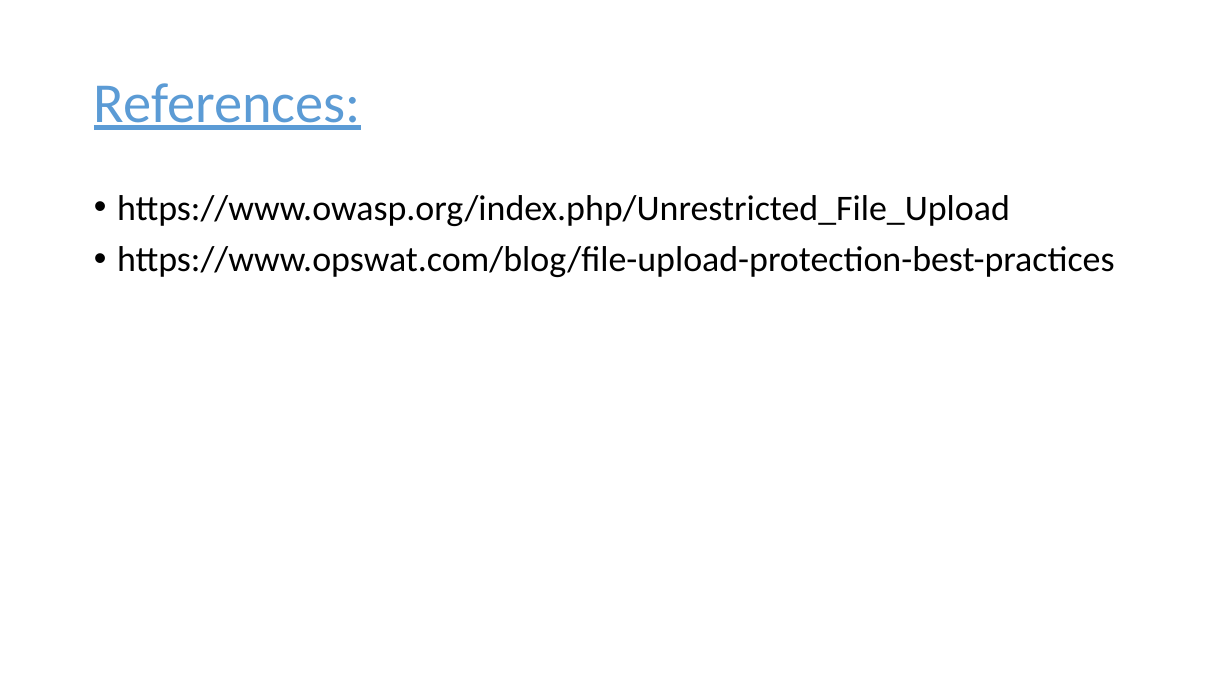
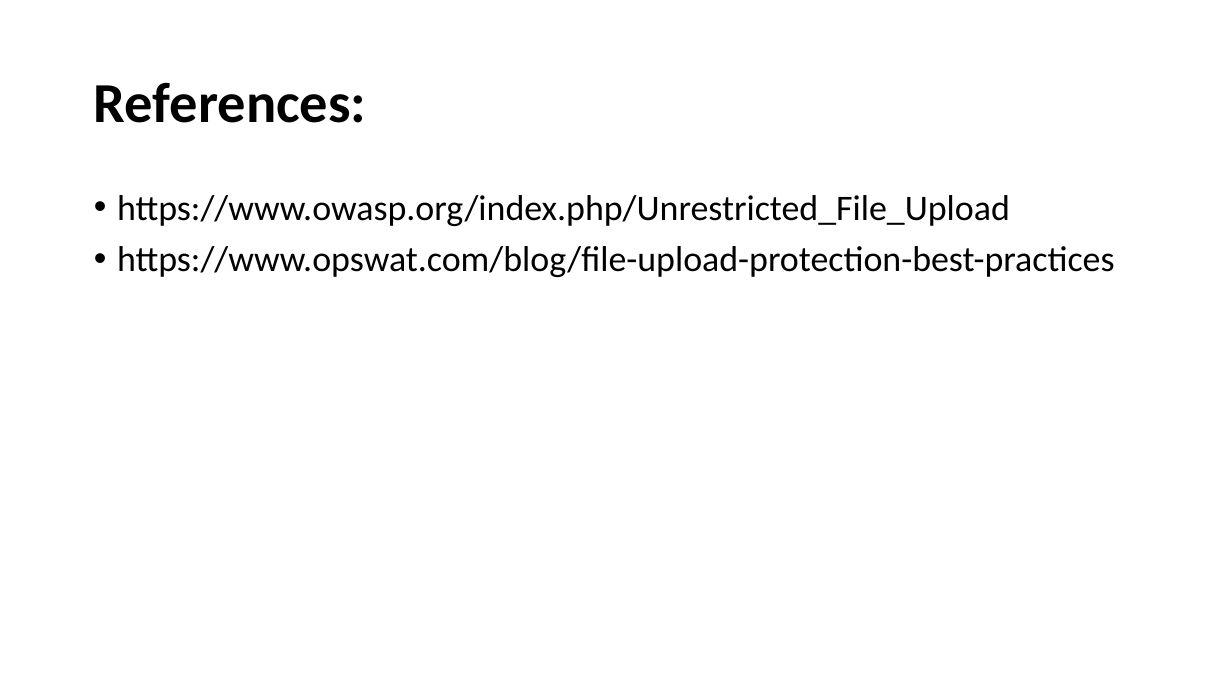
Before and after one commit to RocktimRajkumar/CEH-hack-a-thon, a slide deck: slide 19 of reports/Lifestyle Store/LifeStyle Store Application Reports.pptx. Drawn at 1232x693 pixels with LibreOffice and Linux fonts; fonts in the diff are those of the drawing. Boxes give left, top, right and bottom in pixels: in the first picture for what was removed or moved away, otherwise in the second. Text is boxed around its words. In the diff, an @@ line names an element or a change of style, - is before the commit and + after.

```diff
--- a/reports/Lifestyle Store/LifeStyle Store Application Reports.pptx
+++ b/reports/Lifestyle Store/LifeStyle Store Application Reports.pptx
@@ title "References:" at [94, 82, 366, 123]: text colour #5B9BD5 to #000000, bold on, underline off @@
```
Also in this commit, not shown: 5 other slides changed.
